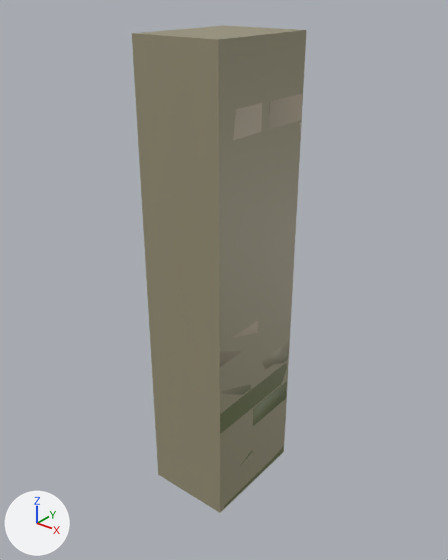
Renders of the glTF model assets/models/temple_kit/viaduct_pier_stump.glb from each side of a commit.
Rendered twice from a 50 mm camera at (23.2, -28.9, 23.6) aimed at (0.0, 0.1, 5.7). Lighting does not change. The marker at lower left points along +X, +Y and +Z. The picture after the commit comes second. Vertices at exactly the same position are counted once.

The first picture shows 'viaduct_pier_stump', 'viaduct_pier_stump_far'.
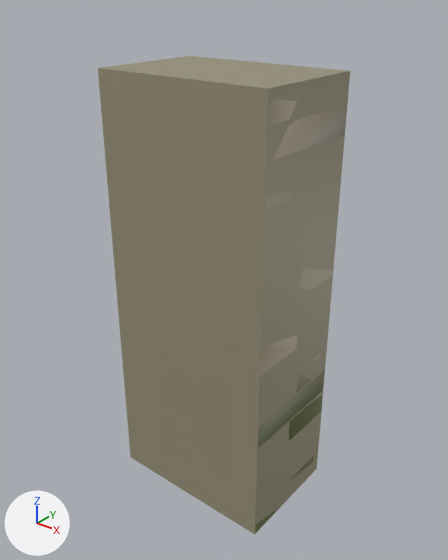
What differs and where, as boxes [x1, y1, x2, y2] in the pictures (448 x 560 px; the box of a moved part takes in the faces that stretch with it):
'viaduct_pier_stump_far', moved, rescaled (45% wider)
    before: [132, 25, 306, 513]
    after: [98, 56, 350, 534]
'viaduct_pier_stump', reshaped
    before: [220, 94, 302, 508]
    after: [256, 99, 347, 532]
part 1 of me_viaduct_pier_stump, moved or reshaped
    before: [253, 381, 287, 426]
    after: [289, 395, 323, 440]
part 2 of me_viaduct_pier_stump, moved or reshaped
    before: [220, 321, 258, 367]
    after: [260, 335, 297, 376]
part 3 of me_viaduct_pier_stump, moved or reshaped (not visible before)
    after: [300, 268, 333, 289]
part 4 of me_viaduct_pier_stump, rebuilt
    before: [262, 342, 289, 370]
    after: [296, 353, 321, 393]
part 5 of me_viaduct_pier_stump, rebuilt
    before: [220, 363, 287, 434]
    after: [258, 371, 325, 449]
part 6 of me_viaduct_pier_stump, rebuilt (not visible afterwards)
    before: [221, 384, 251, 395]
part 7 of me_viaduct_pier_stump, added
    after: [273, 105, 347, 161]
part 8 of me_viaduct_pier_stump, deleted
    before: [233, 94, 302, 140]
part 9 of me_viaduct_pier_stump, moved or reshaped
    before: [224, 446, 284, 508]
    after: [256, 457, 313, 532]

Edits to the bpy script that builds the scene:
```text
Change me_viaduct_pier_stump:
    used by ob_viaduct_pier_stump; location = (0.0, 0.0, 0.0)
    remove me_viaduct_pier_stump.from_pydata(...)  # 860 vertices, 1437 faces; spans x -3.0..3.0, y -4.0..4.0, z -10.0..21.0
    add me_viaduct_pier_stump.from_pydata(...)  # 779 vertices, 1308 faces; spans x -6.0..6.0, y -4.0..4.0, z -10.0..19.0
    me_viaduct_pier_stump part 1: the loose piece of 24 vertices spanning x -3.0..3.0, y -0.4..4.0, z -4.8..-3.1 is scaled about its middle by (2.02, 1, 1.07), then moved by (0.0, 0.0, 0.3)
    me_viaduct_pier_stump part 2: the loose piece of 24 vertices spanning x -3.0..3.0, y -4.0..0.0, z 2.1..3.8 is scaled about its middle by (2.02, 1.01, 1.07), then moved by (0.0, 0.0, 0.7)
    me_viaduct_pier_stump part 3: the loose piece of 24 vertices spanning x -3.0..3.0, y -0.1..4.0, z 5.5..7.2 is scaled about its middle by (2.03, 1.01, 1.08), then moved by (0.0, 0.0, 0.9)
    me_viaduct_pier_stump part 4: the loose piece of 28 vertices spanning x -3.0..3.0, y 0.2..4.0, z -1.4..0.3 is rebuilt with 29 vertices and now spans x -6.0..6.0, y 0.3..4.0, z -0.9..0.9
    me_viaduct_pier_stump part 5: the loose piece of 27 vertices spanning x 0.5..3.0, y -4.0..4.0, z -3.1..-1.4 is rebuilt with 30 vertices and now spans x 0.5..6.0, y -4.0..4.0, z -2.7..-0.9
    me_viaduct_pier_stump part 6: the loose piece of 26 vertices spanning x -3.0..3.0, y -4.0..0.2, z -1.4..0.3 is rebuilt with 26 vertices and now spans x -6.0..6.0, y -4.0..0.2, z -0.9..0.9
    me_viaduct_pier_stump part 7: a new loose piece of 24 vertices spanning x -0.3..6.0, y -3.8..4.0, z 15.4..17.2, in mat_temple_stone
    me_viaduct_pier_stump part 8: 9 loose pieces with 238 vertices, spanning x -3.0..3.0, y -4.0..4.0, z 7.2..21.0, are deleted
    me_viaduct_pier_stump part 9: 40 vertices removed from x -3.0..3.0, y -4.0..4.0, z -10.0..-8.3; 48 vertices added at x -6.0..6.0, y -4.0..4.0, z -10.0..-8.2
    other edits to the shape of me_viaduct_pier_stump do not show in these pictures
Change me_viaduct_pier_stump_far:
    used by ob_viaduct_pier_stump_far; location = (0.0, 0.0, 0.0)
    remove me_viaduct_pier_stump_far.from_pydata(...)  # 8 vertices, 12 faces; spans x -3.0..3.0, y -4.0..4.0, z -10.0..21.0
    add me_viaduct_pier_stump_far.from_pydata(...)  # 8 vertices, 12 faces; spans x -6.0..6.0, y -4.0..4.0, z -10.0..19.0
    me_viaduct_pier_stump_far part 10: the whole mesh is scaled about its middle by (2, 1, 0.935), then moved by (0.0, 0.0, -1.0)
```
